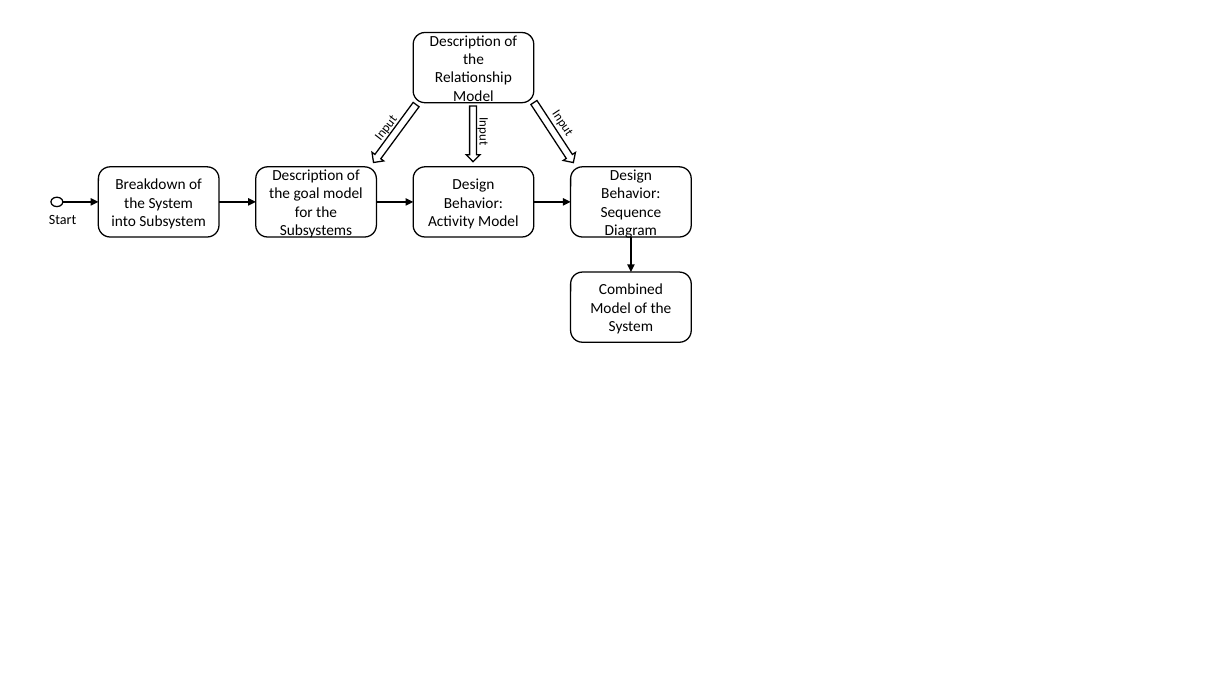
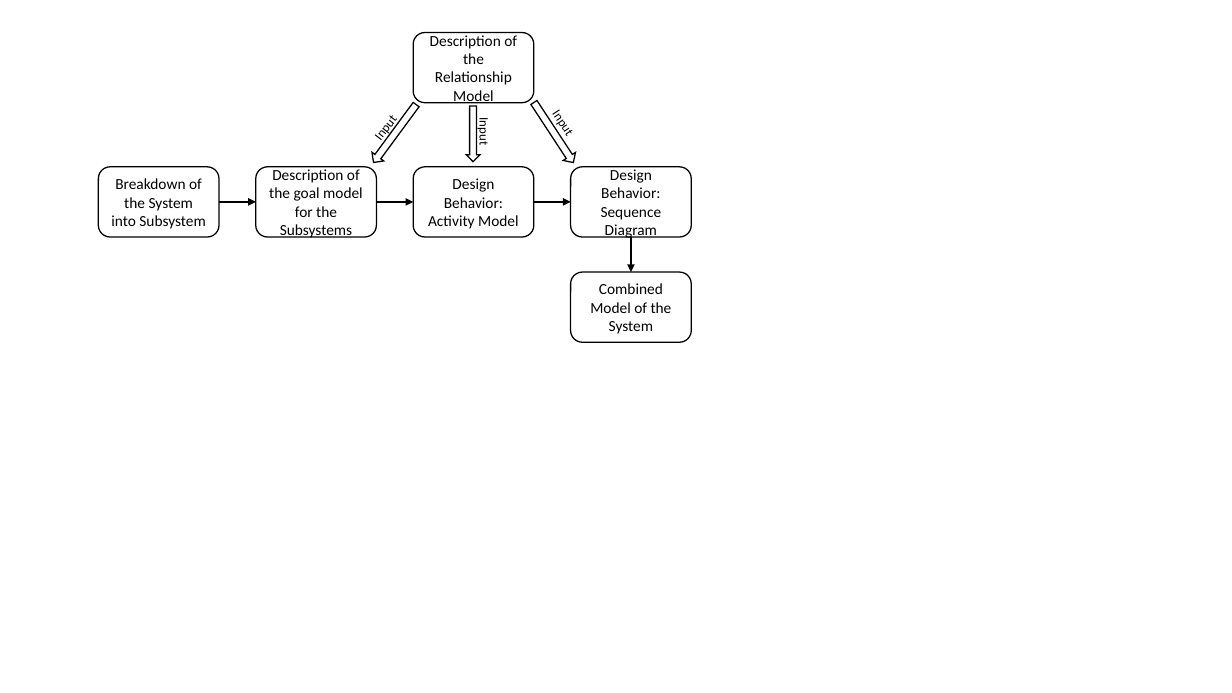
Before and after one commit to zxingz/Thesis, a slide deck: slide 1 of Risk Models.pptx. Drawn at 1232x693 pixels with LibreOffice and Linux fonts; fonts in the diff are those of the drawing. Boxes give left, top, right and bottom in pixels: in the first picture for what was removed or moved away, otherwise in the second. Text is boxed around its words. In the diff, an @@ line names an element or a change of style, - is before the commit and + after.

```diff
--- a/Risk Models.pptx
+++ b/Risk Models.pptx
@@ ellipse removed at bbox=[51, 197, 63, 206] @@
@@ arrow removed from (63, 202) to (98, 202) @@
@@ text removed at bbox=[49, 215, 76, 224] @@
-Start
```
Also in this commit, not shown: 2 other slides changed, 7 other files.
